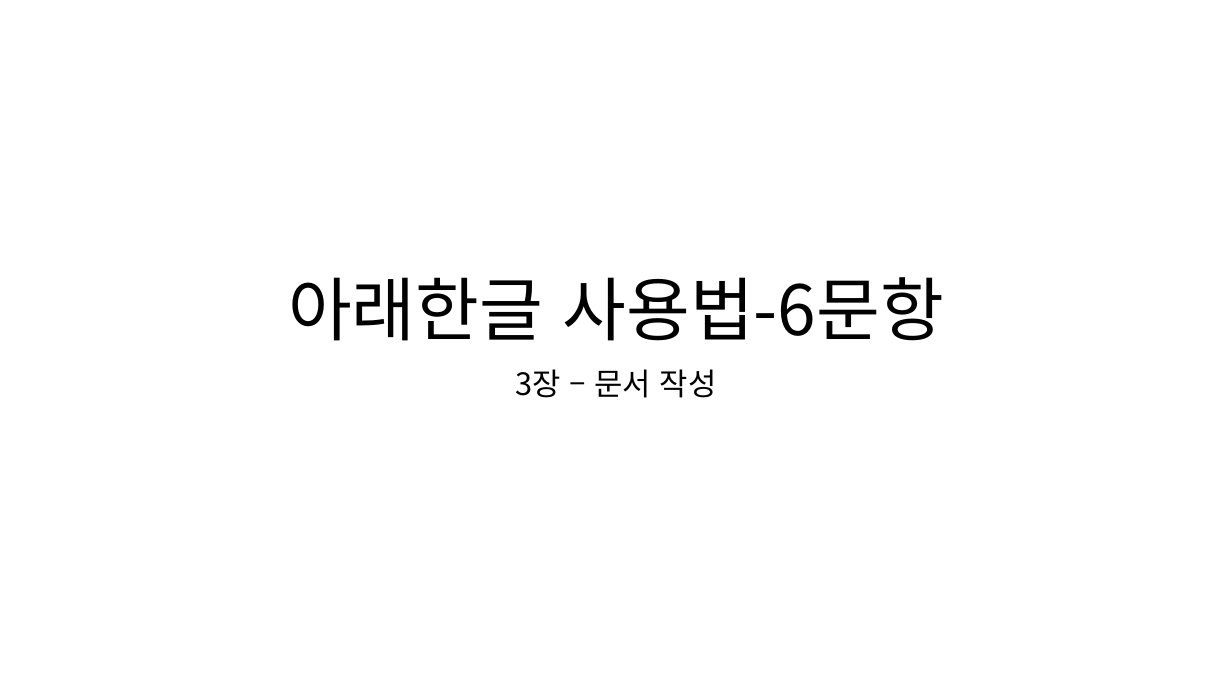
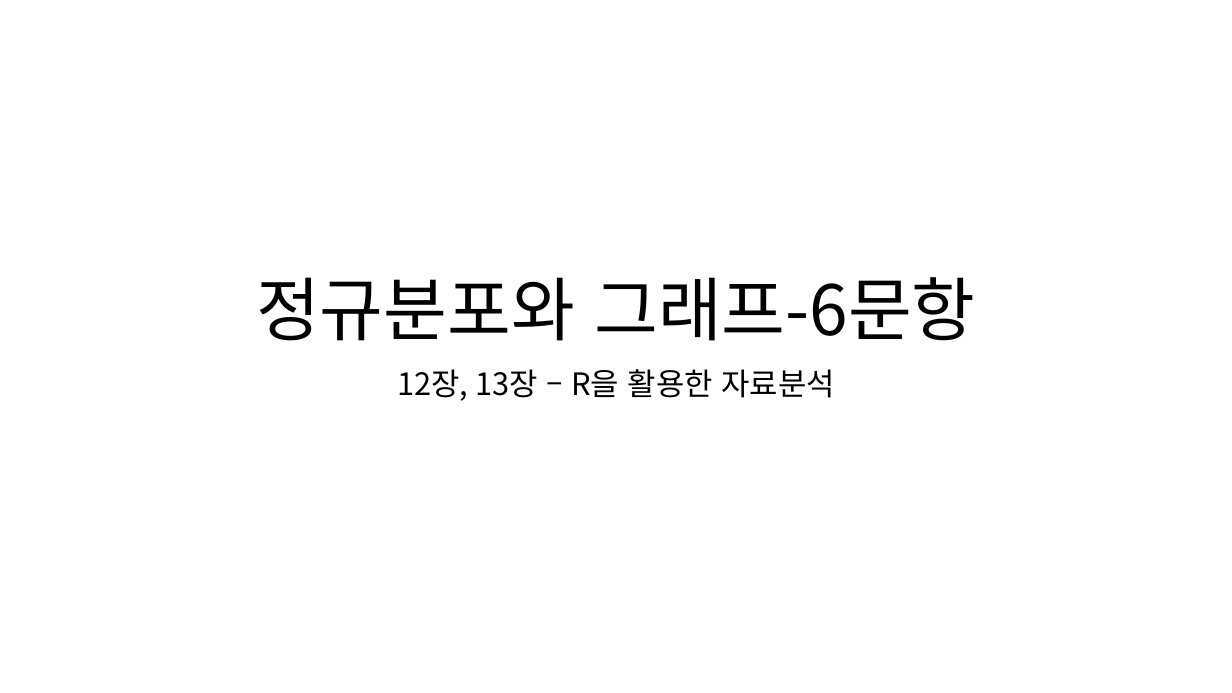
Before and after one commit to kukaro/Introduction-Data-Processing, a slide deck: slide 3 of sample-question/5장 – 문서 작성.pptx. Drawn at 1232x693 pixels with LibreOffice and Linux fonts; fonts in the diff are those of the drawing. Boxes give left, top, right and bottom in pixels: in the first picture for what was removed or moved away, otherwise in the second. Text is boxed around its words. In the diff, an @@ line names an element or a change of style, - is before the commit and + after.

```diff
--- a/sample-question/5장 – 문서 작성.pptx
+++ b/sample-question/5장 – 문서 작성.pptx
@@ title at (256, 277, 975, 341): text changed @@
-아래한글 사용법-6문항
+정규분포와 그래프-6문항
@@ subtitle at (397, 369, 835, 401): text changed @@
-3장 – 문서 작성
+12장, 13장 – R을 활용한 자료분석
```
Also in this commit, not shown: 4 other slides changed, 10 slides added, 4 slides removed, 1 other file.
